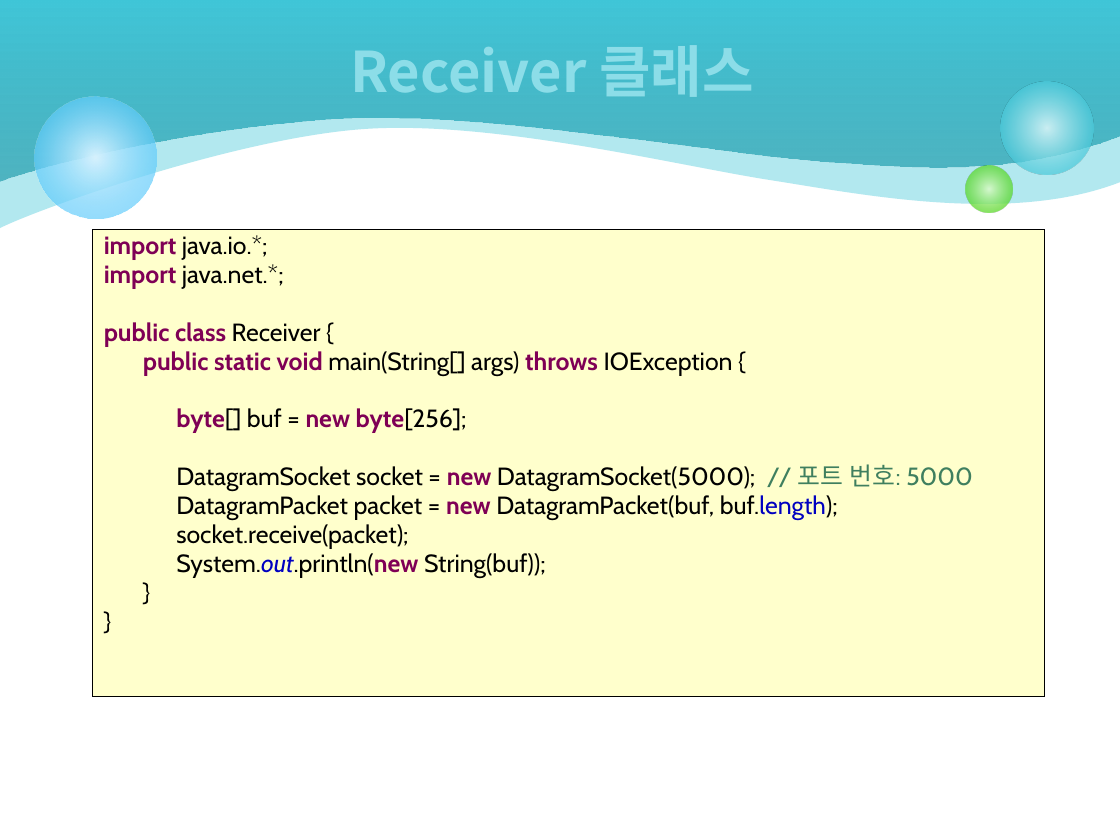
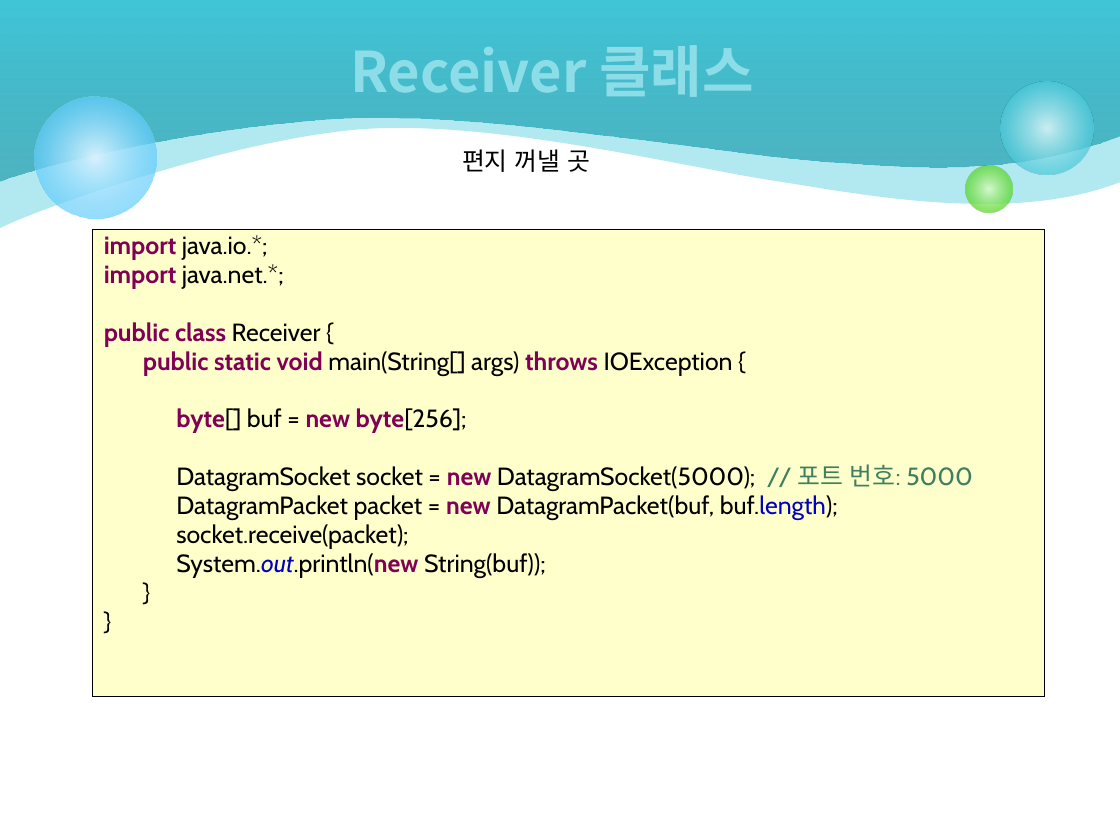
Before and after one commit to rkdntm1/JavaStudy_Kosmo, a slide deck: slide 31 of 강의자료(ppt)/Chap18-네트워크프로그래밍.pptx. Drawn at 1120x840 pixels with LibreOffice and Linux fonts; fonts in the diff are those of the drawing; background and template pictures are left out. Boxes give left, top, right and bottom in pixels: in the first picture for what was removed or moved away, otherwise in the second. Text is boxed around its words. In the diff, an @@ line names an element or a change of style, - is before the commit and + after.

```diff
--- a/강의자료(ppt)/Chap18-네트워크프로그래밍.pptx
+++ b/강의자료(ppt)/Chap18-네트워크프로그래밍.pptx
@@ text added at box(462, 144, 590, 172), 16 pt, text #000000 @@
+편지 꺼낼 곳
```
Also in this commit, not shown: 9 other slides changed, 2 slides added, 34 other files.
